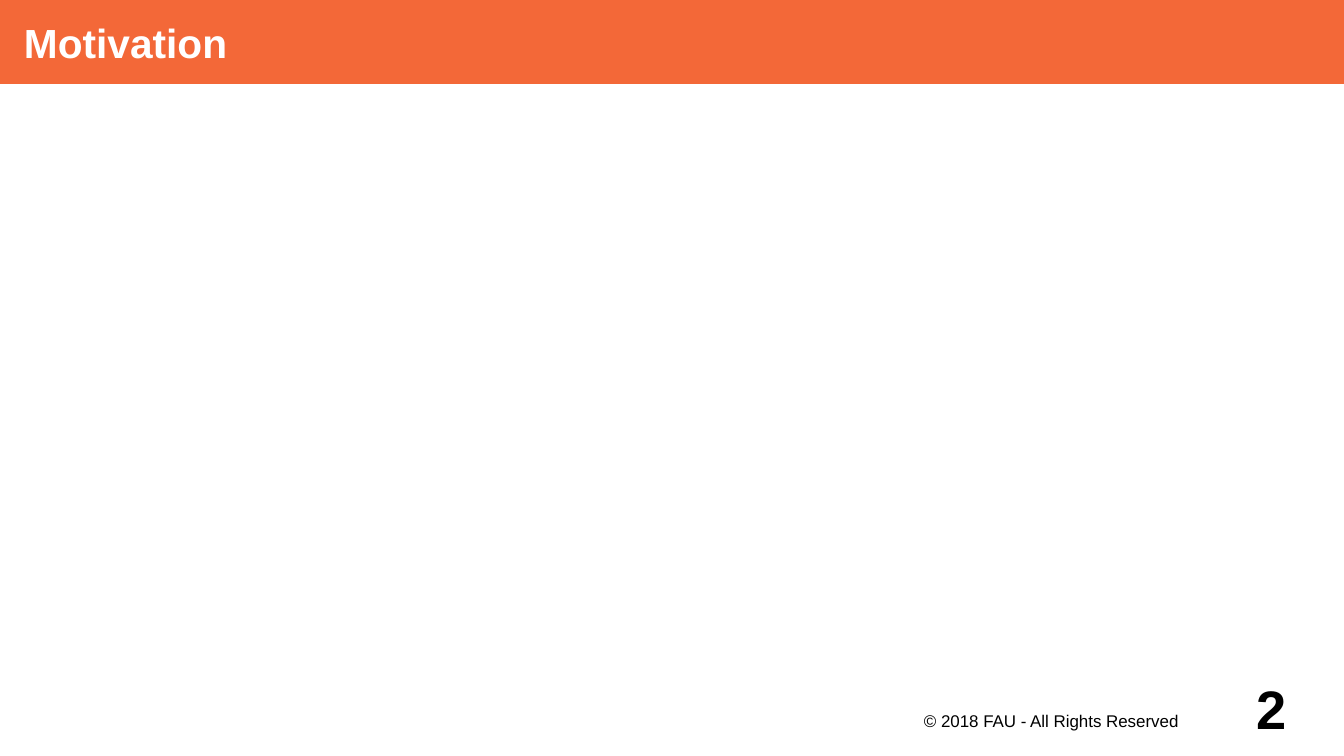
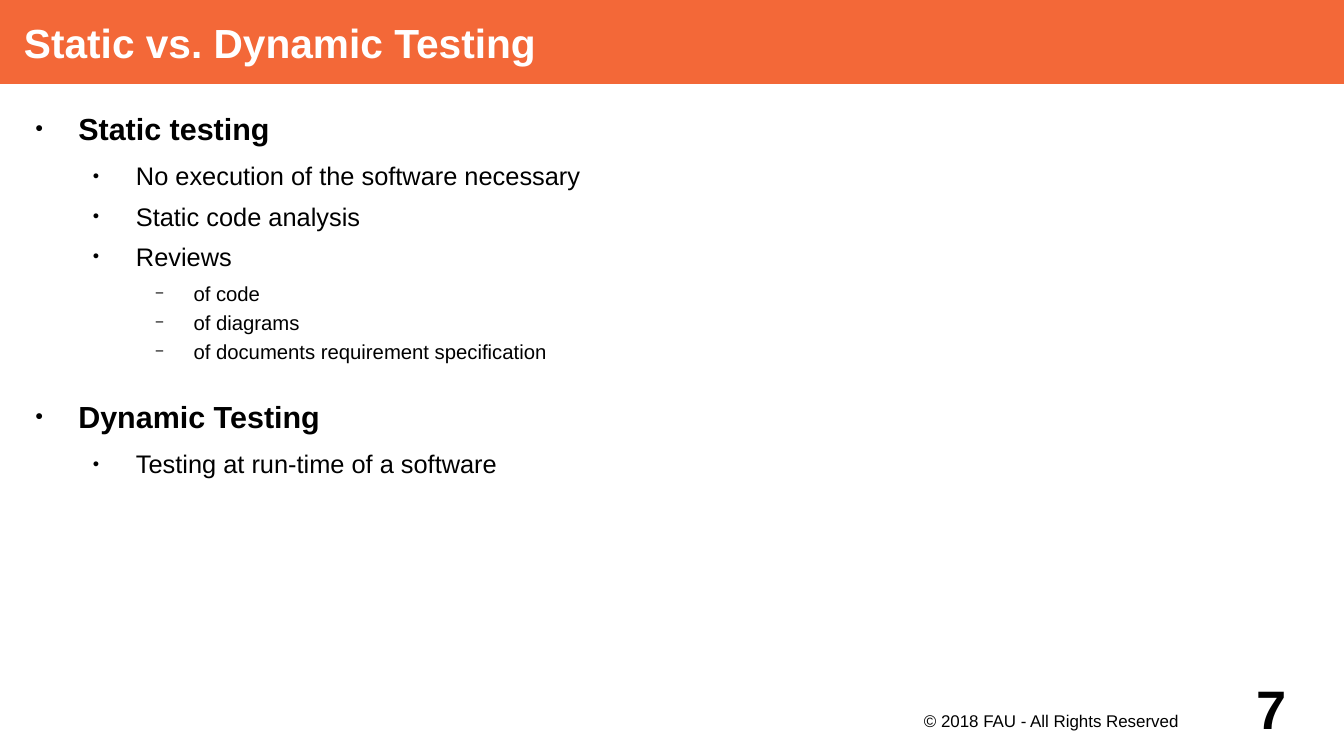
Before and after one commit to dirkriehle/adap-course, a slide deck: slide 7 of Lecture Slides/ADAP B01- Testing Overview.odp (slide 2 before the commit). Drawn at 1344x756 pixels with LibreOffice and Linux fonts; fonts in the diff are those of the drawing. Boxes give left, top, right and bottom in pixels: in the first picture for what was removed or moved away, otherwise in the second. Text is boxed around its words. In the diff, an @@ line names an element or a change of style, - is before the commit and + after.

Commit message:
Added motivation, test process, test levels, test types, static & dynamic testing, test automation pyramid, 7 principles of testing, testing vocabulary

```diff
--- a/Lecture Slides/ADAP B01- Testing Overview.odp
+++ b/Lecture Slides/ADAP B01- Testing Overview.odp
@@ title at bbox=[24, 28, 535, 65]: text changed @@
-Motivation
+Static vs. Dynamic Testing
@@ text added at bbox=[78, 118, 580, 479], 15 pt, text #000000 @@
+● Static testing
+  ● No execution of the software necessary
+  ● Static code analysis
+  ● Reviews
+    − of code
+    − of diagrams
+    − of documents requirement specification
+● Dynamic Testing
+  ● Testing at run-time of a software
@@ page number at bbox=[1257, 691, 1287, 729]: text changed @@
-2
+7
```
Also in this commit, not shown: 1 other slide changed, 8 slides added.
